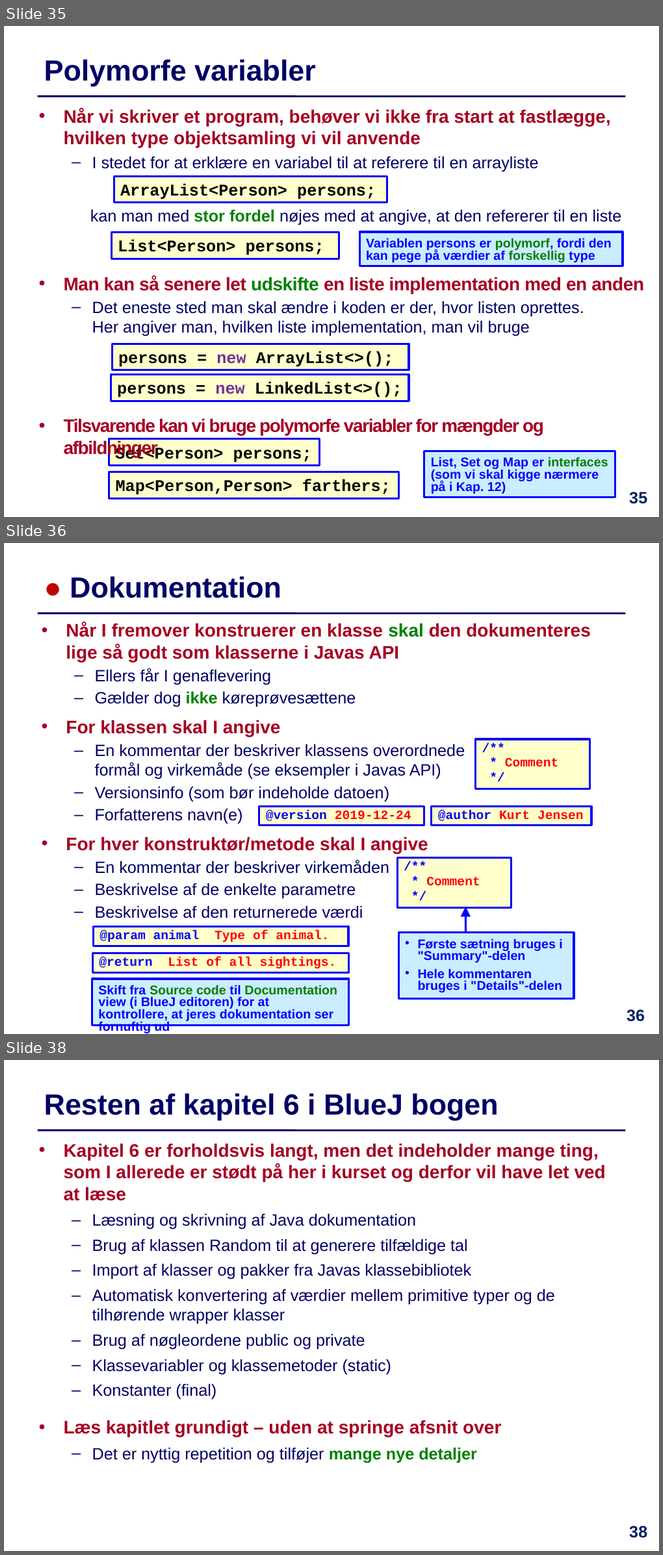
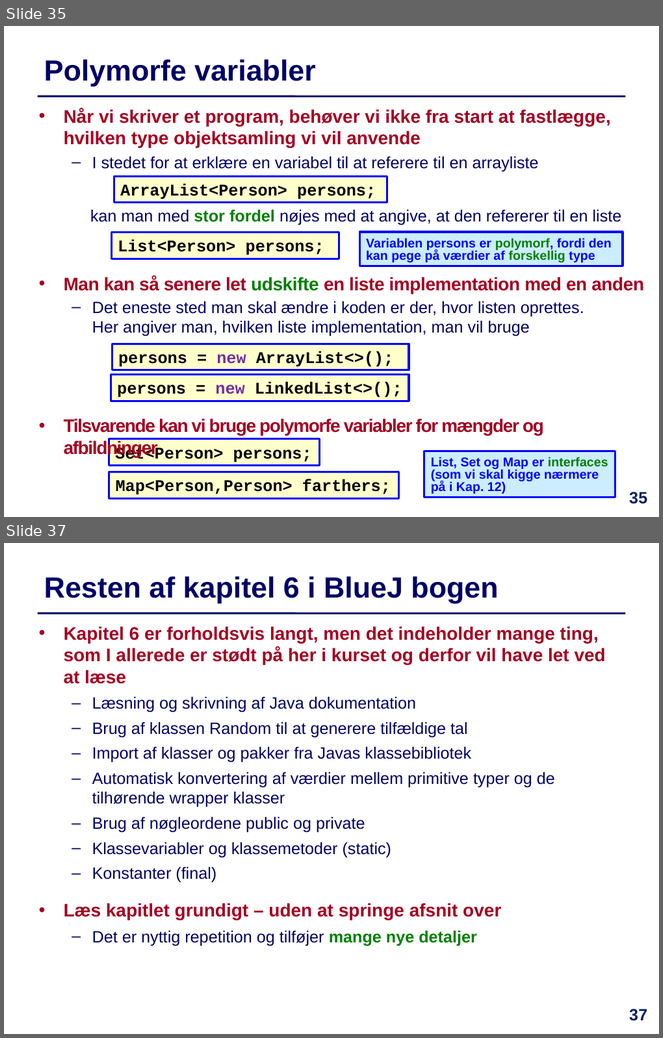
Before and after one commit to IntProgAU/Materiale, a slide deck: web/e24/uge_5b/Slides-Uge5-Torsdag.pptx. Shown one above the other, each under a label of ours: slides 35, 36 and 38 before the commit, slides 35 and 37 after it; the slides between them are not shown. The pictures are 663x1555 and 663x1038 pixels, drawn with LibreOffice and Linux fonts; fonts in the diff are those of the drawing. Boxes give left, top, right and bottom in pixels: in the first picture for what was removed or moved away, otherwise in the second. Text is boxed around its words. In the diff, an @@ line names an element or a change of style, - is before the commit and + after.

```diff
--- a/web/e24/uge_5b/Slides-Uge5-Torsdag.pptx
+++ b/web/e24/uge_5b/Slides-Uge5-Torsdag.pptx
@@ slide 36 removed at (x1=4, y1=543, x2=659, y2=1034), background #FFFFFF; not listed: 1 template element that a slide beside it also shows @@
@@ title removed at (x1=70, y1=576, x2=282, y2=598) @@
-● Dokumentation
@@ text removed at (x1=66, y1=622, x2=591, y2=899) @@
-• Når I fremover konstruerer en klasse skal den dokumenteres lige så godt som klasserne i Javas API
-  – Ellers får I genaflevering
-  – Gælder dog ikke køreprøvesættene
-• For klassen skal I angive
-  – En kommentar der beskriver klassens overordnede
-    formål og virkemåde (se eksempler i Javas API)
-  – Versionsinfo (som bør indeholde datoen)
-  – Forfatterens navn(e)
-  • For hver konstruktør/metode skal I angive
-  – En kommentar der beskriver virkemåden
-  – Beskrivelse af de enkelte parametre
-  – Beskrivelse af den returnerede værdi
@@ rectangle removed at (x1=476, y1=739, x2=590, y2=789) @@
-/**
-* Comment
-*/
@@ rectangle removed at (x1=259, y1=806, x2=425, y2=825) @@
-@version 2019-12-24
@@ rectangle removed at (x1=432, y1=806, x2=592, y2=825) @@
-@author Kurt Jensen
@@ rectangle removed at (x1=397, y1=858, x2=511, y2=908) @@
-/**
-* Comment
-*/
@@ arrow removed from (466, 933) to (466, 906) @@
@@ rectangle removed at (x1=93, y1=927, x2=348, y2=947) @@
-@param animal Type of animal.
@@ rectangle removed at (x1=399, y1=933, x2=574, y2=999) @@
-• Første sætning bruges i "Summary"-delen
-• Hele kommentaren bruges i "Details"-delen
@@ rectangle removed at (x1=92, y1=954, x2=348, y2=973) @@
-@return List of all sightings.
@@ rectangle removed at (x1=92, y1=979, x2=348, y2=1026) @@
-Skift fra Source code til Documentation view (i BlueJ editoren) for at kontrollere, at jeres dokumentation ser fornuftig ud
@@ page number removed at (x1=627, y1=1010, x2=645, y2=1022) @@
-36
@@ what was slide 38 is now slide 37 @@
@@ page number at (x1=629, y1=1009, x2=648, y2=1021): text changed @@
-38
+37
```
Also in this commit, not shown: 3 slides changed, 1 other file.
